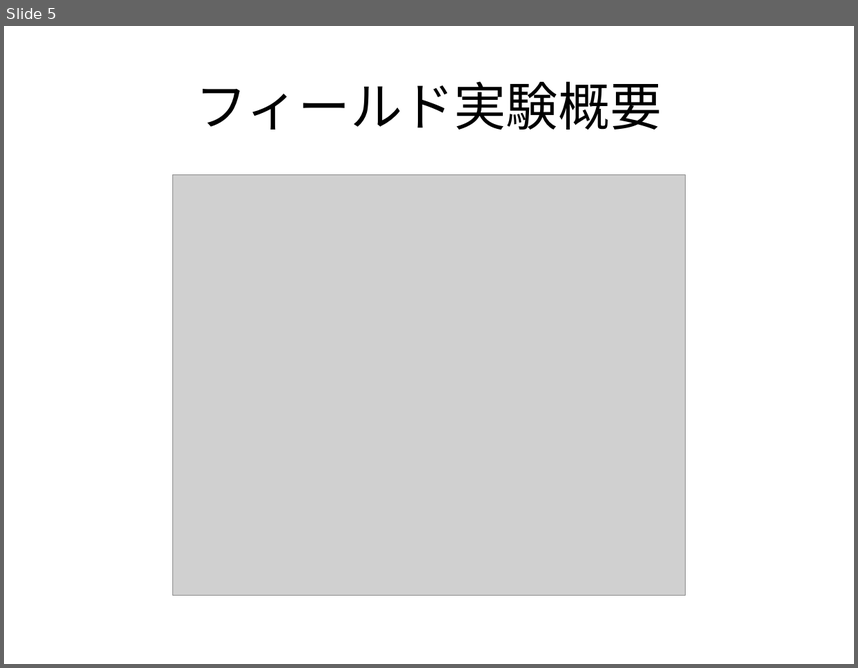
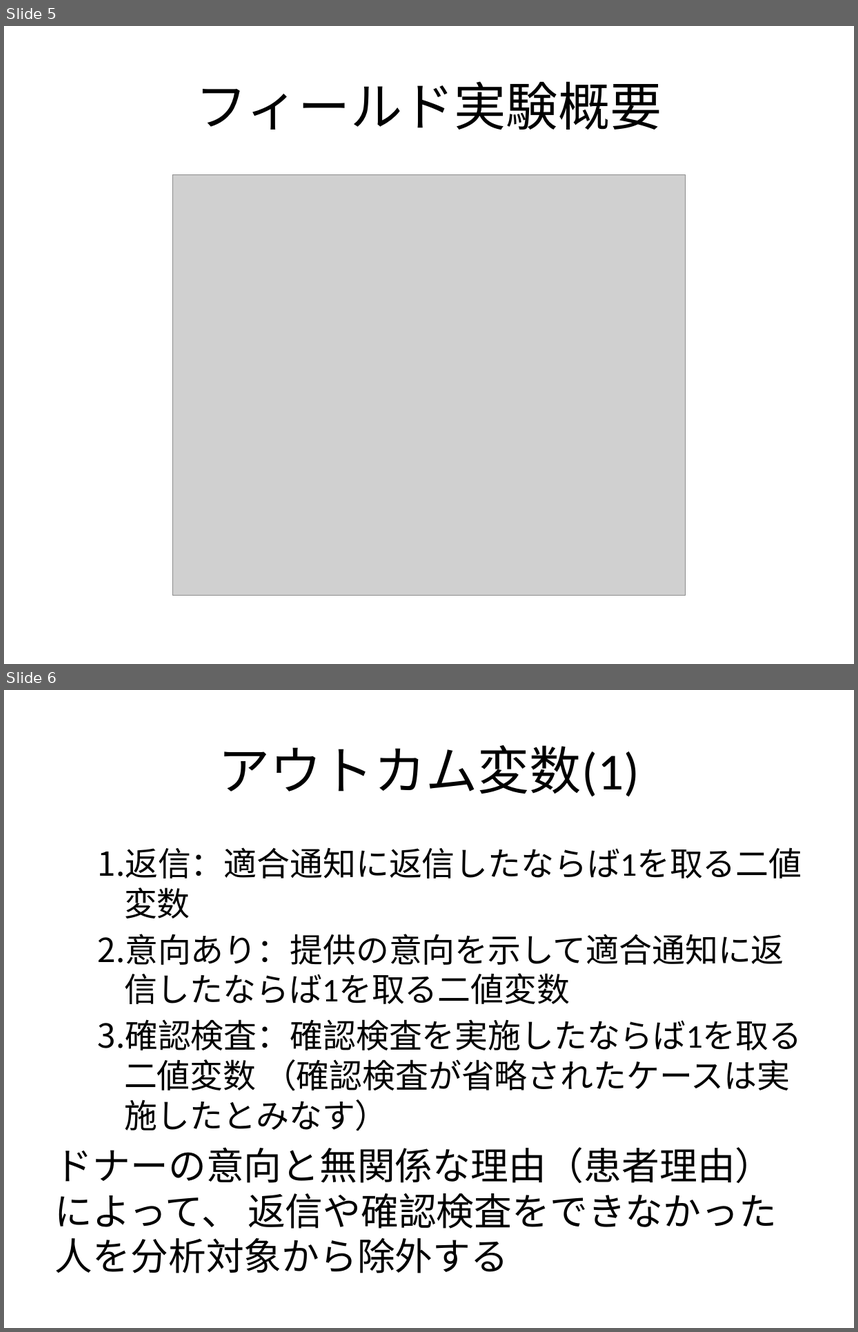
Before and after one commit to JMDP-behavioral-economics/RCT-Nudge, a slide deck: docs/pptx/report.pptx. Shown one above the other, each under a label of ours: slide 5 before the commit, slides 5 and 6 after it. The pictures are 858x668 and 858x1332 pixels, drawn with LibreOffice and Linux fonts; fonts in the diff are those of the drawing; grey boxes stand for pictures. Boxes give left, top, right and bottom in pixels: in the first picture for what was removed or moved away, otherwise in the second. Text is boxed around its words. In the diff, an @@ line names an element or a change of style, - is before the commit and + after.

```diff
--- a/docs/pptx/report.pptx
+++ b/docs/pptx/report.pptx
@@ slide 6 added at box(4, 690, 854, 1328), background #FFFFFF @@
@@ title added at box(218, 745, 639, 797), 44 pt, text #000000 @@
+アウトカム変数(1)
@@ text added at box(55, 847, 802, 1273), 28 pt, text #000000 @@
+  1. 返信：適合通知に返信したならば1を取る二値変数
+  2. 意向あり：提供の意向を示して適合通知に返信したならば1を取る二値変数
+  3. 確認検査：確認検査を実施したならば1を取る二値変数 （確認検査が省略されたケースは実施したとみなす）
+ドナーの意向と無関係な理由（患者理由）によって、 返信や確認検査をできなかった人を分析対象から除外する
```
Also in this commit, not shown: 4 slides changed, 4 other slides added, 2 other files.
